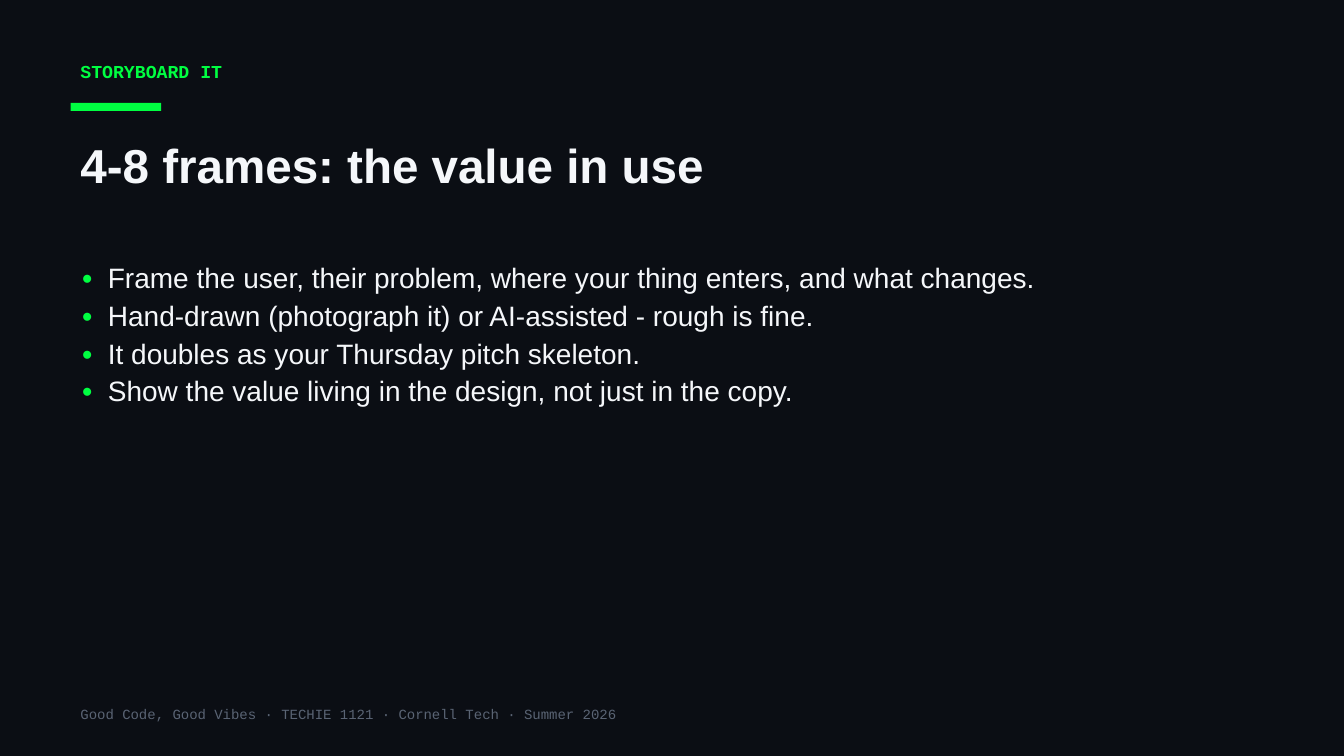
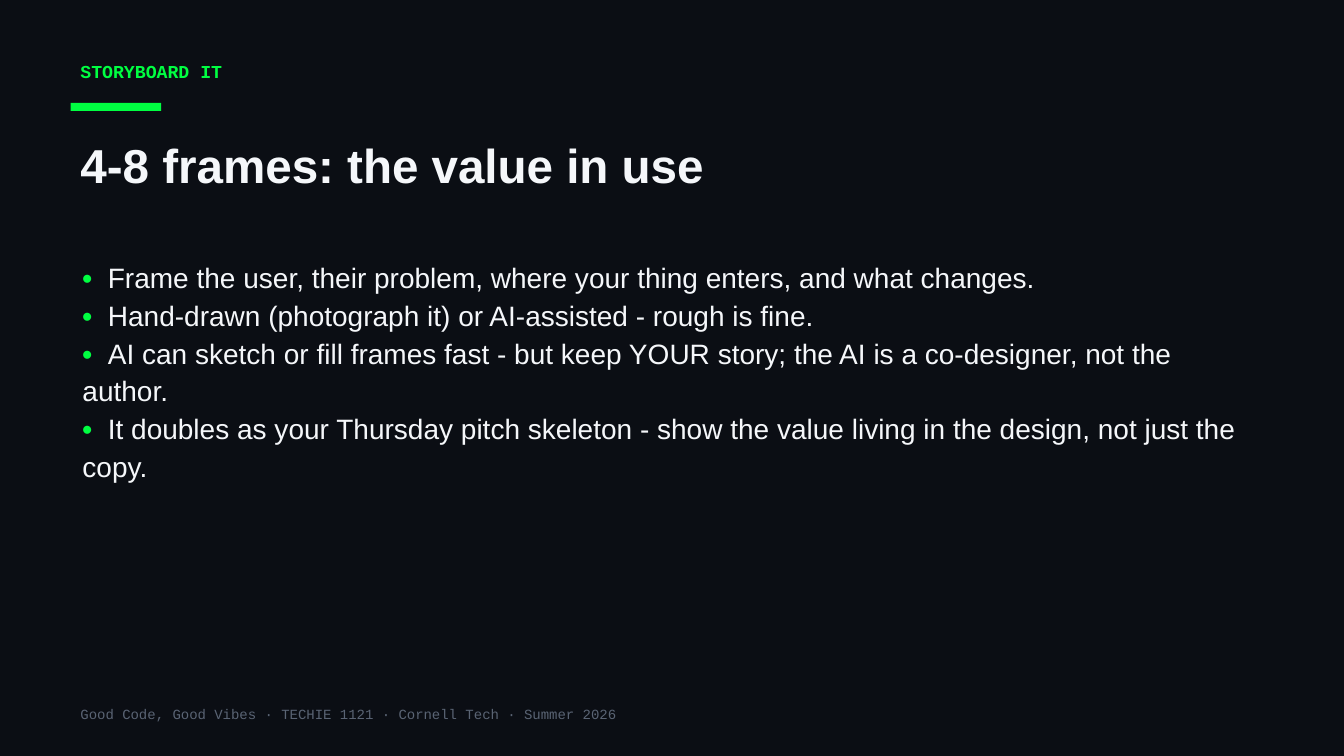
Before and after one commit to Cornell-Tech-Vibe-Coding-Summer-2026/website, a slide deck: slide 11 of slides/Week3-Wed-Working-Day.pptx. Drawn at 1344x756 pixels with LibreOffice and Linux fonts; fonts in the diff are those of the drawing. Boxes give left, top, right and bottom in pixels: in the first picture for what was removed or moved away, otherwise in the second. Text is boxed around its words. In the diff, an @@ line names an element or a change of style, - is before the commit and + after.

```diff
--- a/slides/Week3-Wed-Working-Day.pptx
+++ b/slides/Week3-Wed-Working-Day.pptx
@@ text at [82,343,1235,482]: text changed @@
-• It doubles as your Thursday pitch skeleton.
-• Show the value living in the design, not just in the copy.
+• AI can sketch or fill frames fast - but keep YOUR story; the AI is a co-designer, not the author.
+• It doubles as your Thursday pitch skeleton - show the value living in the design, not just the copy.
```
Also in this commit, not shown: 1 other slide changed, 1 slide added, 2 other files.
